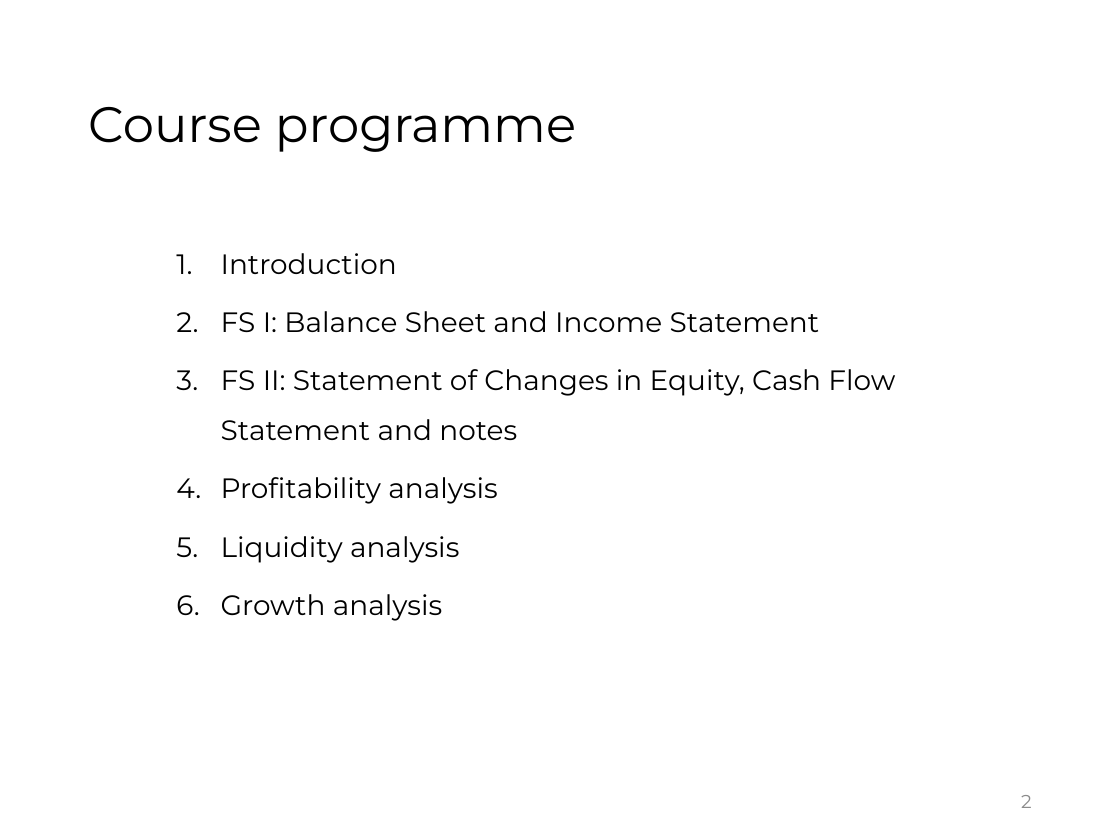
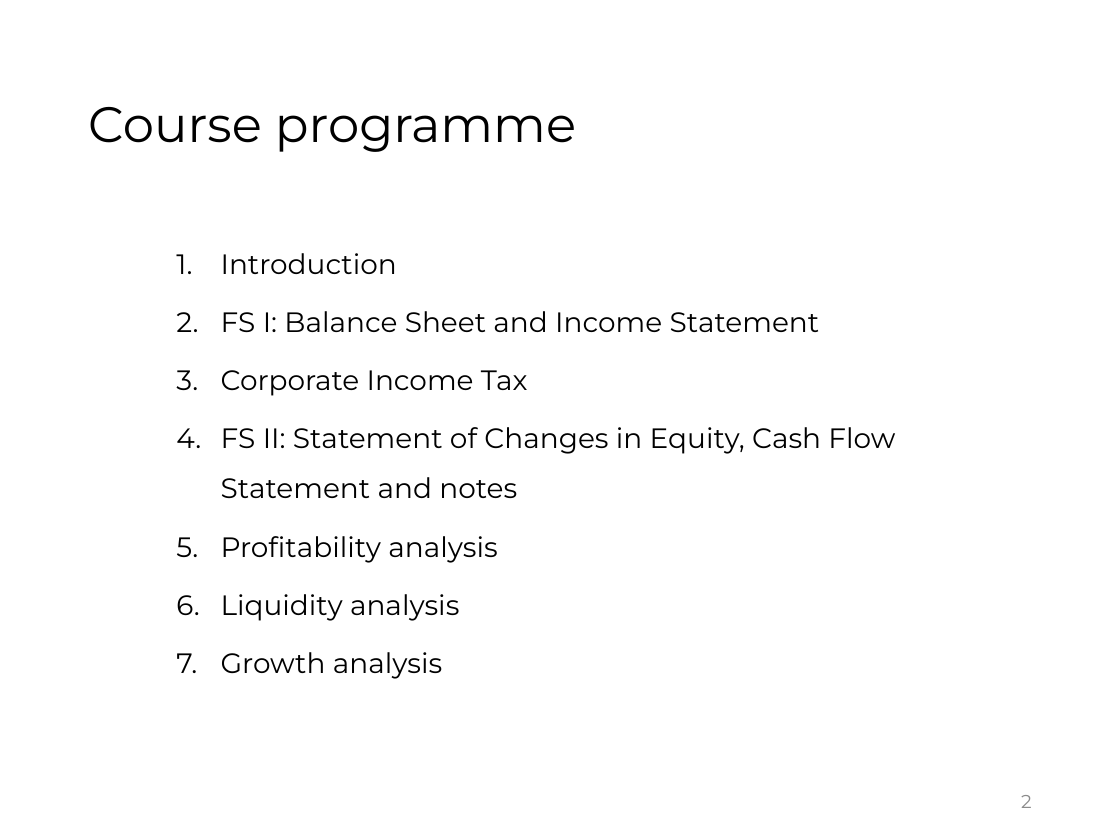
Before and after one commit to jorgegallud-boop/FSA, a slide deck: slide 2 of source-pptx/01 Slides.pptx. Drawn at 1120x840 pixels with LibreOffice and Linux fonts; fonts in the diff are those of the drawing. Boxes give left, top, right and bottom in pixels: in the first picture for what was removed or moved away, otherwise in the second. Text is boxed around its words. In the diff, an @@ line names an element or a change of style, - is before the commit and + after.

```diff
--- a/source-pptx/01 Slides.pptx
+++ b/source-pptx/01 Slides.pptx
@@ text at bbox=[221, 370, 528, 396]: paragraph added @@
+  3. Corporate Income Tax
```
Also in this commit, not shown: 22 other files.
